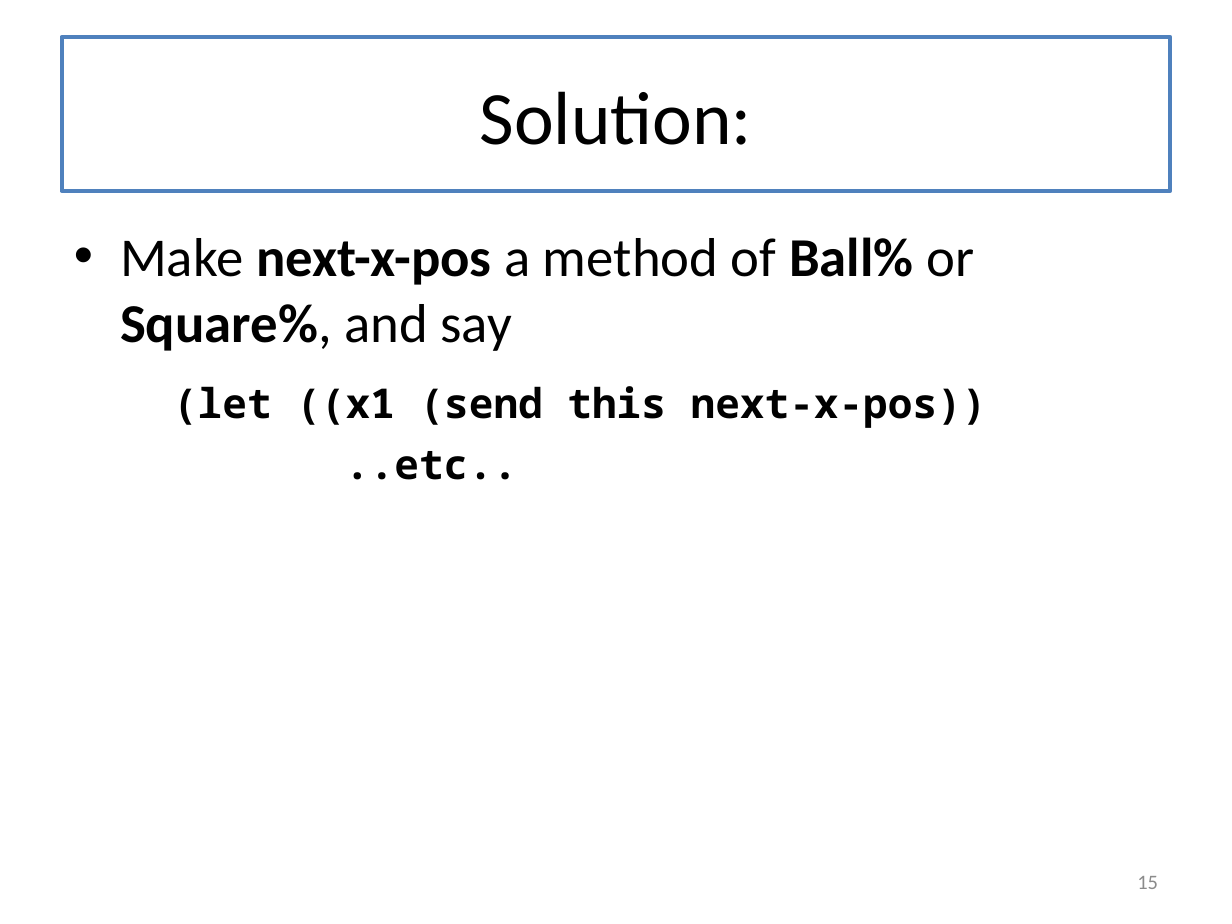
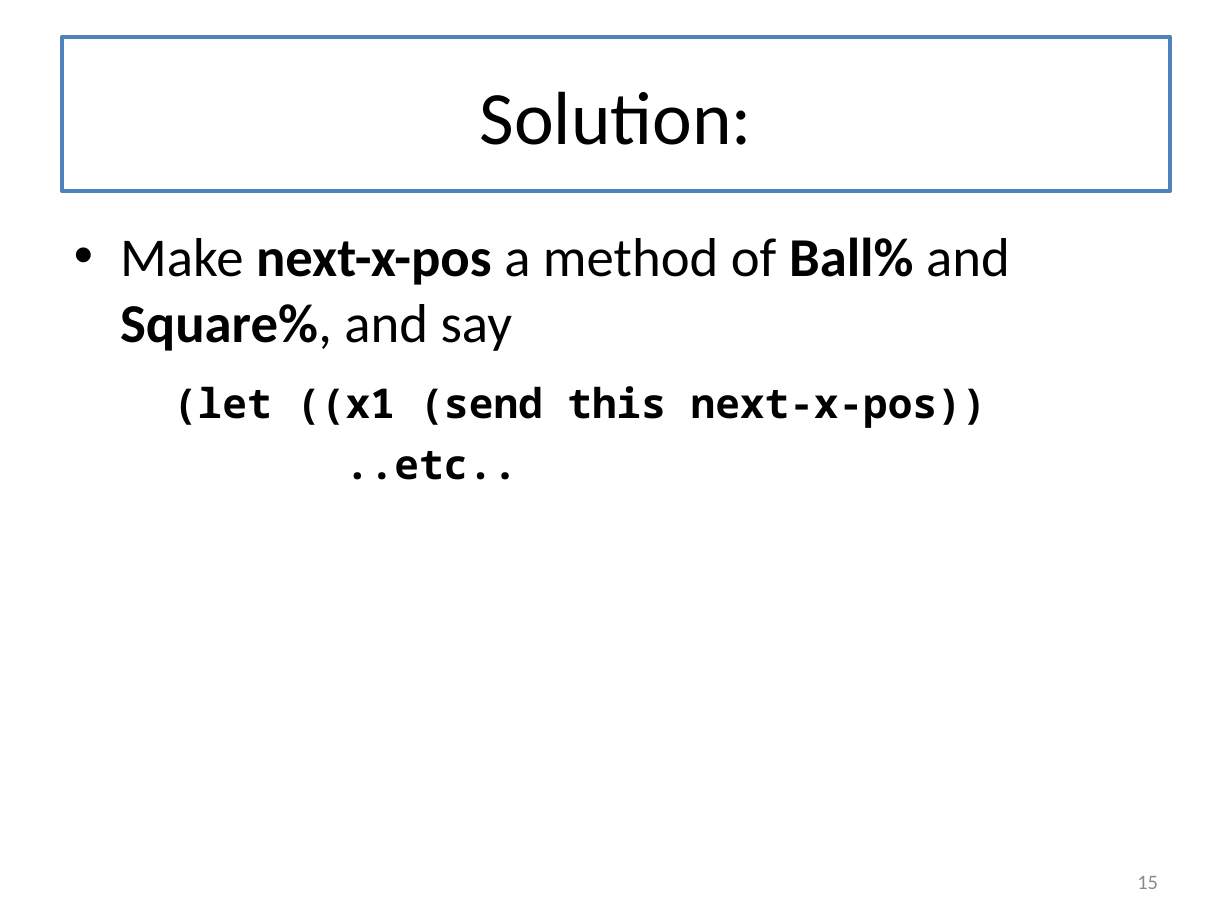
Before and after one commit to mwand/cs5010f16, a slide deck: slide 15 of Slides/Lesson 11.2 Using Inheritance to Share Implementations.pptx. Drawn at 1232x924 pixels with LibreOffice and Linux fonts; fonts in the diff are those of the drawing. Boxes give left, top, right and bottom in pixels: in the first picture for what was removed or moved away, otherwise in the second. Text is boxed around its words. In the diff, an @@ line names an element or a change of style, - is before the commit and + after.

```diff
--- a/Slides/Lesson 11.2 Using Inheritance to Share Implementations.pptx
+++ b/Slides/Lesson 11.2 Using Inheritance to Share Implementations.pptx
@@ text at [120,237,1010,351]: text changed @@
-• Make next-x-pos a method of Ball% or Square%, and say
+• Make next-x-pos a method of Ball% and Square%, and say
```
Also in this commit, not shown: 1 other slide changed, 2 other files.
